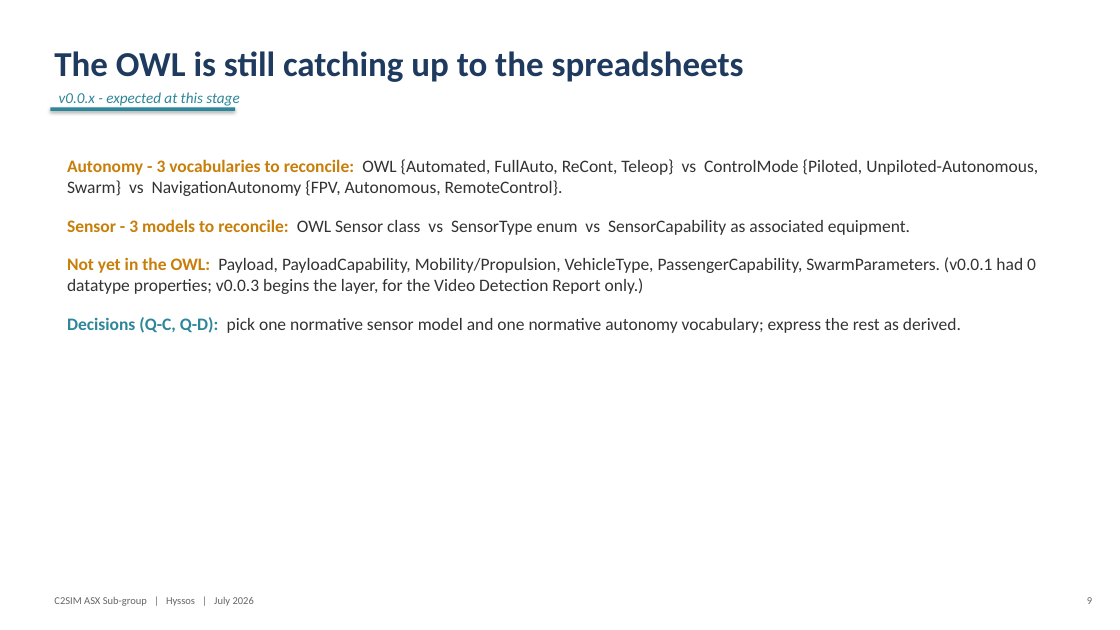
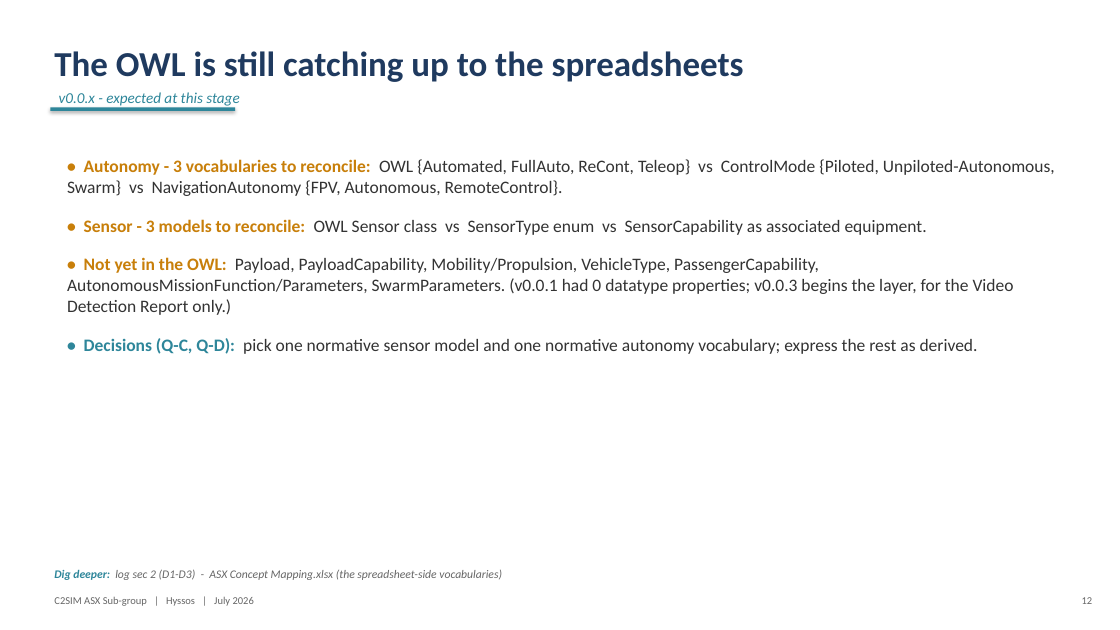
Before and after one commit to hyssostech/C2SIMArtifacts, a slide deck: slide 12 of Subgroups/ASX/InstantiationReview/ASX-Instantiation-Findings.pptx (slide 9 before the commit). Drawn at 1120x630 pixels with LibreOffice and Linux fonts; fonts in the diff are those of the drawing. Boxes give left, top, right and bottom in pixels: in the first picture for what was removed or moved away, otherwise in the second. Text is boxed around its words. In the diff, an @@ line names an element or a change of style, - is before the commit and + after.

```diff
--- a/Subgroups/ASX/InstantiationReview/ASX-Instantiation-Findings.pptx
+++ b/Subgroups/ASX/InstantiationReview/ASX-Instantiation-Findings.pptx
@@ text at <box>67,159,1055,354</box>: text changed @@
-Autonomy - 3 vocabularies to reconcile: OWL {Automated, FullAuto, ReCont, Teleop} vs ControlMode {Piloted, Unpiloted-Autonomous, Swarm} vs NavigationAutonomy {FPV, Autonomous, RemoteControl}.
-Sensor - 3 models to reconcile: OWL Sensor class vs SensorType enum vs SensorCapability as associated equipment.
-Not yet in the OWL: Payload, PayloadCapability, Mobility/Propulsion, VehicleType, PassengerCapability, SwarmParameters. (v0.0.1 had 0 datatype properties; v0.0.3 begins the layer, for the Video Detection Report only.)
-Decisions (Q-C, Q-D): pick one normative sensor model and one normative autonomy vocabulary; express the rest as derived.
+• Autonomy - 3 vocabularies to reconcile: OWL {Automated, FullAuto, ReCont, Teleop} vs ControlMode {Piloted, Unpiloted-Autonomous, Swarm} vs NavigationAutonomy {FPV, Autonomous, RemoteControl}.
+• Sensor - 3 models to reconcile: OWL Sensor class vs SensorType enum vs SensorCapability as associated equipment.
+• Not yet in the OWL: Payload, PayloadCapability, Mobility/Propulsion, VehicleType, PassengerCapability, AutonomousMissionFunction/Parameters, SwarmParameters. (v0.0.1 had 0 datatype properties; v0.0.3 begins the layer, for the Video Detection Report only.)
+• Decisions (Q-C, Q-D): pick one normative sensor model and one normative autonomy vocabulary; express the rest as derived.
@@ text added at <box>54,569,502,580</box>, 10 pt, text #666666, italic @@
+Dig deeper: log sec 2 (D1-D3) - ASX Concept Mapping.xlsx (the spreadsheet-side vocabularies)
@@ text at <box>1082,597,1093,604</box>: text changed @@
-9
+12
```
Also in this commit, not shown: 22 other slides changed, 6 slides added, 18 other files.
